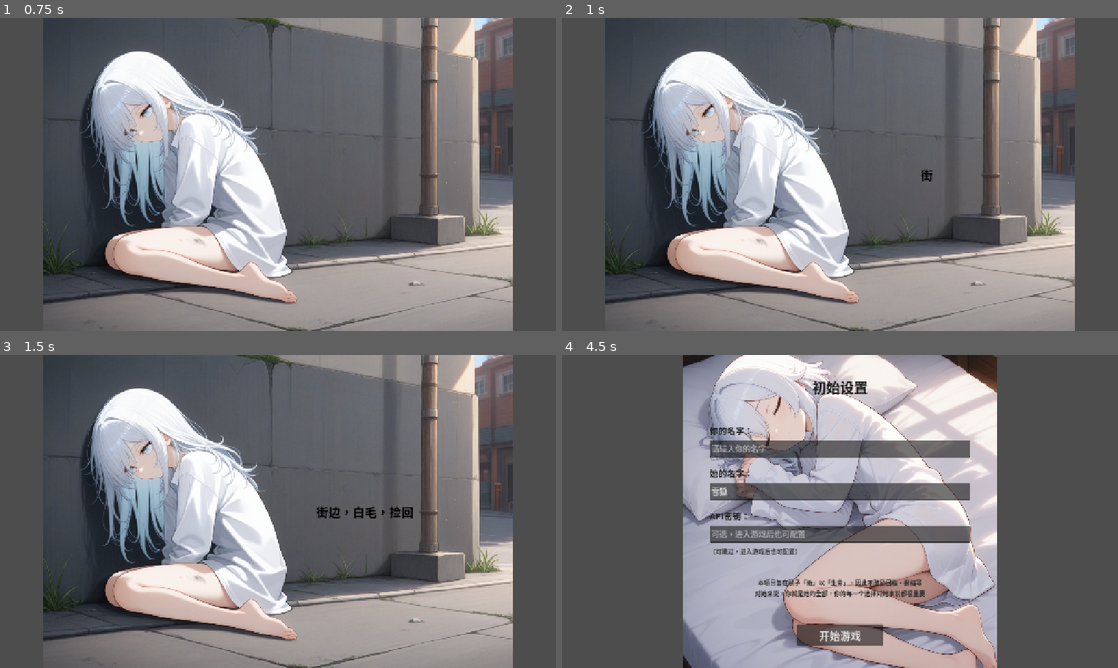
Above: before the commit, frames 1-4 (two rows, left to right).
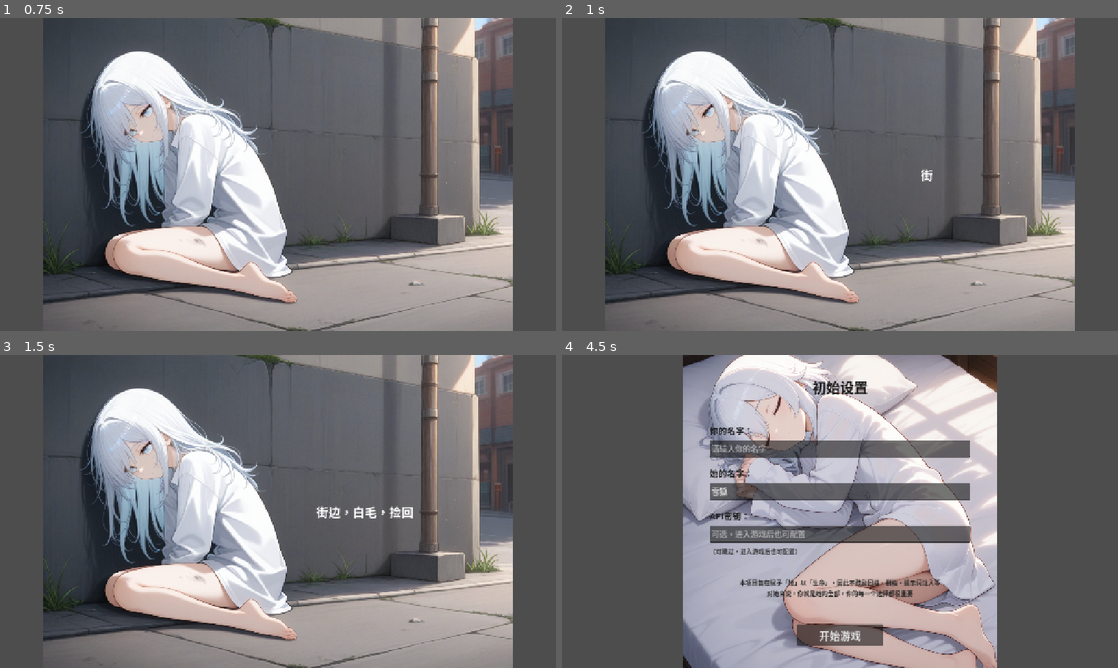
Above: after the commit, the same moments.

Repository: xhc2008/CABM-ED
Game: Godot game, scene res://scenes/game_launcher.tscn
The game is run twice, just before and just after one commit, with the same random seed, the same clock (stepped at 60 frames per second) and the same inputs.
Inputs (mouse positions are in pixels of both pictures, inside the frame that each line leads up to):
- Up to frame 1 (0.75 s): tap Enter at 0.5 s; move the mouse to (400, 158) at 0.52 s; tap 1 at 0.6 s; click (400, 158) at 0.67 s
- Up to frame 2 (1 s): no input
- Up to frame 3 (1.5 s): drag from (166, 527) to (250, 574) at 1.27 s
- Up to frame 4 (4.5 s): tap Space at 2, 3.5 s; move the mouse to (895, 442) at 2.02 s; tap 3 at 2.1 s; click (895, 442) at 2.17 s; tap Enter at 2.75 s; drag from (812, 574) to (673, 464) at 2.77 s; move the mouse to (1006, 558) at 3.52 s; tap 5 at 3.6 s; click (1006, 558) at 3.67 s; click "继续" at 4.25 s

Frame 1 is identical in both runs. In frame 2, less than 0.1% of the frame differs, in the area x 64-67%, y 48-53%; in frame 3, 0.4%; in frame 4, 0.9%, in the area x 32-68%, y 71-78%.

Commit message:
chore: 文档、文字样式

Diff:
--- a/icon.svg
+++ /dev/null
@@ -1 +0,0 @@
-<svg xmlns="http://www.w3.org/2000/svg" width="128" height="128"><rect width="124" height="124" x="2" y="2" fill="#363d52" stroke="#212532" stroke-width="4" rx="14"/><g fill="#fff" transform="translate(12.322 12.322)scale(.101)"><path d="M105 673v33q407 354 814 0v-33z"/><path fill="#478cbf" d="m105 673 152 14q12 1 15 14l4 67 132 10 8-61q2-11 15-15h162q13 4 15 15l8 61 132-10 4-67q3-13 15-14l152-14V427q30-39 56-81-35-59-83-108-43 20-82 47-40-37-88-64 7-51 8-102-59-28-123-42-26 43-46 89-49-7-98 0-20-46-46-89-64 14-123 42 1 51 8 102-48 27-88 64-39-27-82-47-48 49-83 108 26 42 56 81zm0 33v39c0 276 813 276 814 0v-39l-134 12-5 69q-2 10-14 13l-162 11q-12 0-16-11l-10-65H446l-10 65q-4 11-16 11l-162-11q-12-3-14-13l-5-69z"/><path d="M483 600c0 34 58 34 58 0v-86c0-34-58-34-58 0z"/><circle cx="725" cy="526" r="90"/><circle cx="299" cy="526" r="90"/></g><g fill="#414042" transform="translate(12.322 12.322)scale(.101)"><circle cx="307" cy="532" r="60"/><circle cx="717" cy="532" r="60"/></g></svg>
--- a/scenes/ai_config_panel.tscn
+++ b/scenes/ai_config_panel.tscn
@@ -104,7 +104,7 @@
 
 [node name="WarningLabel" type="Label" parent="MarginContainer/VBoxContainer/TabContainer/详细配置/ScrollContainer/VBoxContainer"]
 layout_mode = 2
-text = "注意：由于不同的协议，可能无法正常使用"
+text = "注意：由于不同的协议，部分平台可能无法正常使用"
 horizontal_alignment = 1
 autowrap_mode = 3
 
--- a/scenes/initial_setup.tscn
+++ b/scenes/initial_setup.tscn
@@ -110,8 +110,8 @@
 layout_mode = 2
 theme_override_font_sizes/font_size = 14
 theme_override_colors/font_color = Color(0.15, 0.15, 0.15, 1)
-text = "本项目旨在赋予「她」以「生命」，因此不鼓励回档、删档等
-对她来说，你就是她的全部，你的每一个选择对她来说都很重要"
+text = "本项目旨在赋予「她」以「生命」，因此不鼓励回档、删档、提示词注入等
+对她来说，你就是她的全部，你的每一个选择都很重要"
 horizontal_alignment = 1
 autowrap_mode = 2
 
--- a/scenes/intro_scene.tscn
+++ b/scenes/intro_scene.tscn
@@ -41,7 +41,7 @@
 layout_mode = 2
 size_flags_vertical = 6
 theme_override_font_sizes/font_size = 28
-theme_override_colors/font_color = Color(0, 0, 0, 1)
+theme_override_colors/font_color = Color(255, 255, 255, 1)
 text = ""
 horizontal_alignment = 1
 vertical_alignment = 1
--- a/scripts/initial_setup.gd
+++ b/scripts/initial_setup.gd
@@ -22,8 +22,8 @@
 
 	# 设置提示文本
 	skip_api_label.text = "（可跳过，进入游戏后也可配置）"
-	notice_label.text = "本项目旨在赋予「她」以「生命」，因此不鼓励回档、删档等
-对她来说，你就是她的全部，你的每一个选择对她来说都很重要"
+	notice_label.text = "本项目旨在赋予「她」以「生命」，因此不鼓励回档、删档、提示词注入等
+对她来说，你就是她的全部，你的每一个选择都很重要"
 
 func _on_start_pressed():
 	"""开始游戏按钮被点击"""
Not shown, removed: INTRO_UI_UPDATES.md
Not shown, added: docs/INTRO_QUICK_REFERENCE.md
Not shown, added: docs/INTRO_UI_UPDATES.md
Not shown, added: docs/INTRO_UPDATE_v1.1.md
Not shown, added: docs/TEST_INTRO_SYSTEM.md
